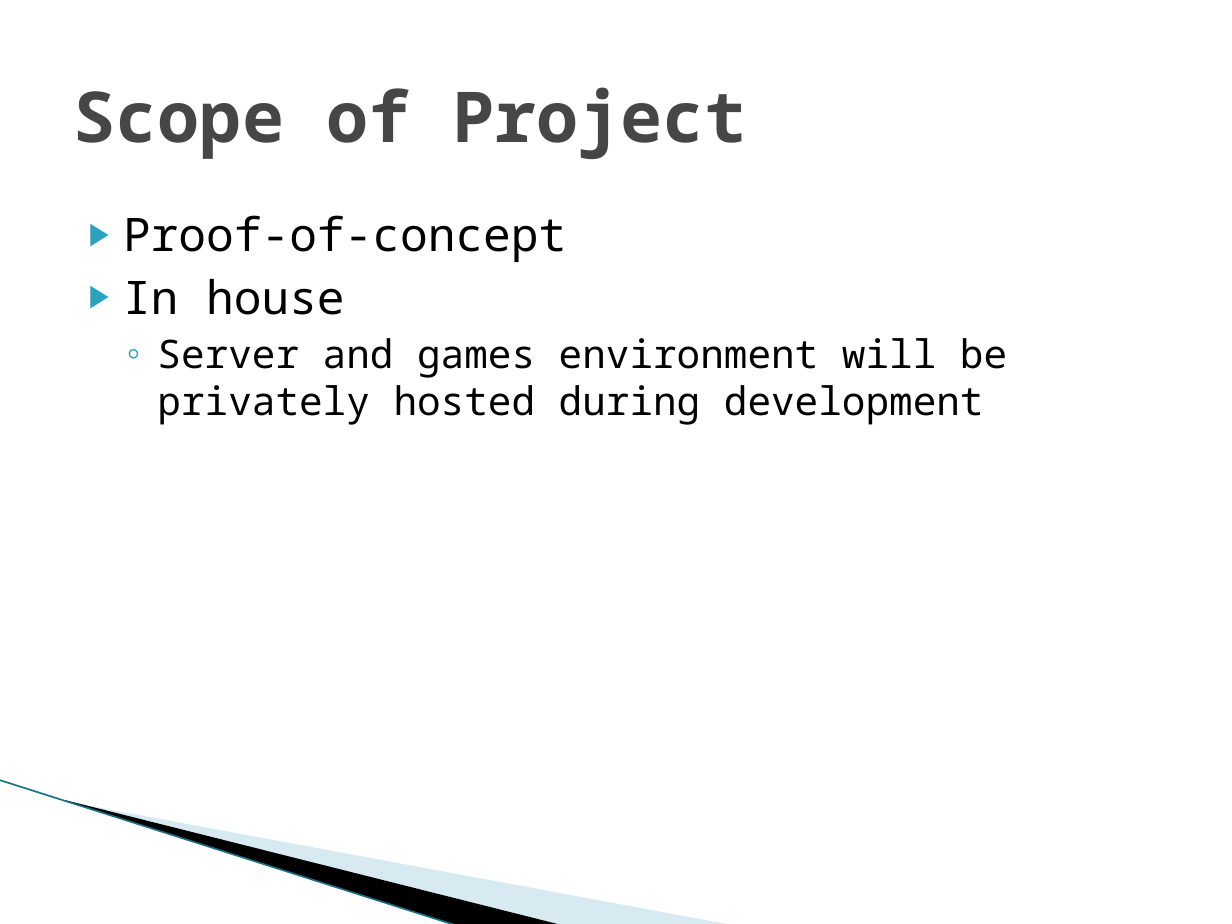
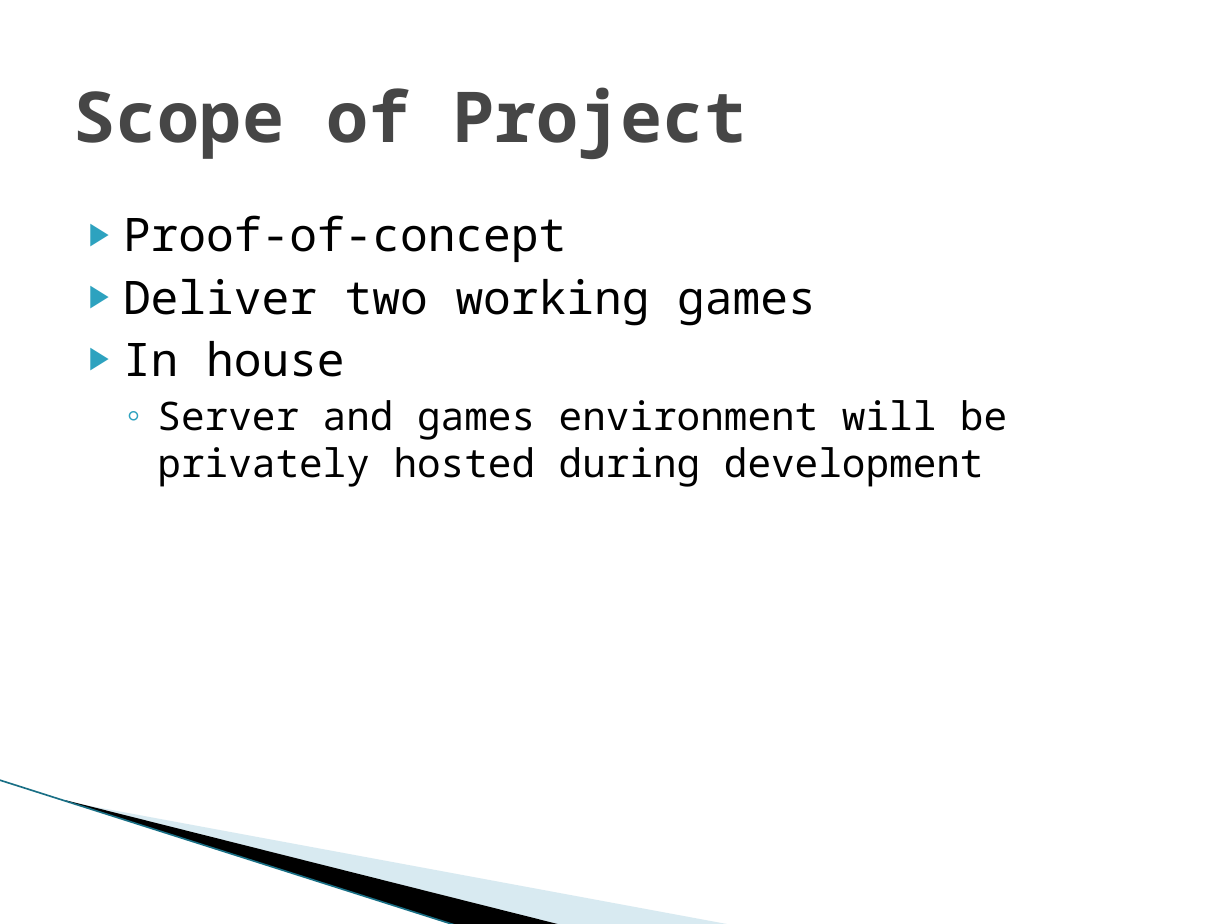
Before and after one commit to SDSMT-CSC/STBMF, a slide deck: slide 3 of Sprint1_Documents/Sprint 1 Review.pptx. Drawn at 1232x924 pixels with LibreOffice and Linux fonts; fonts in the diff are those of the drawing; background and template pictures are left out. Boxes give left, top, right and bottom in pixels: in the first picture for what was removed or moved away, otherwise in the second. Text is boxed around its words. In the diff, an @@ line names an element or a change of style, - is before the commit and + after.

Commit message:
Changed some wording in the presentation

```diff
--- a/Sprint1_Documents/Sprint 1 Review.pptx
+++ b/Sprint1_Documents/Sprint 1 Review.pptx
@@ text at [123, 279, 816, 326]: paragraph added @@
+▶ Deliver two working games
```
Also in this commit, not shown: 1 other slide changed.
